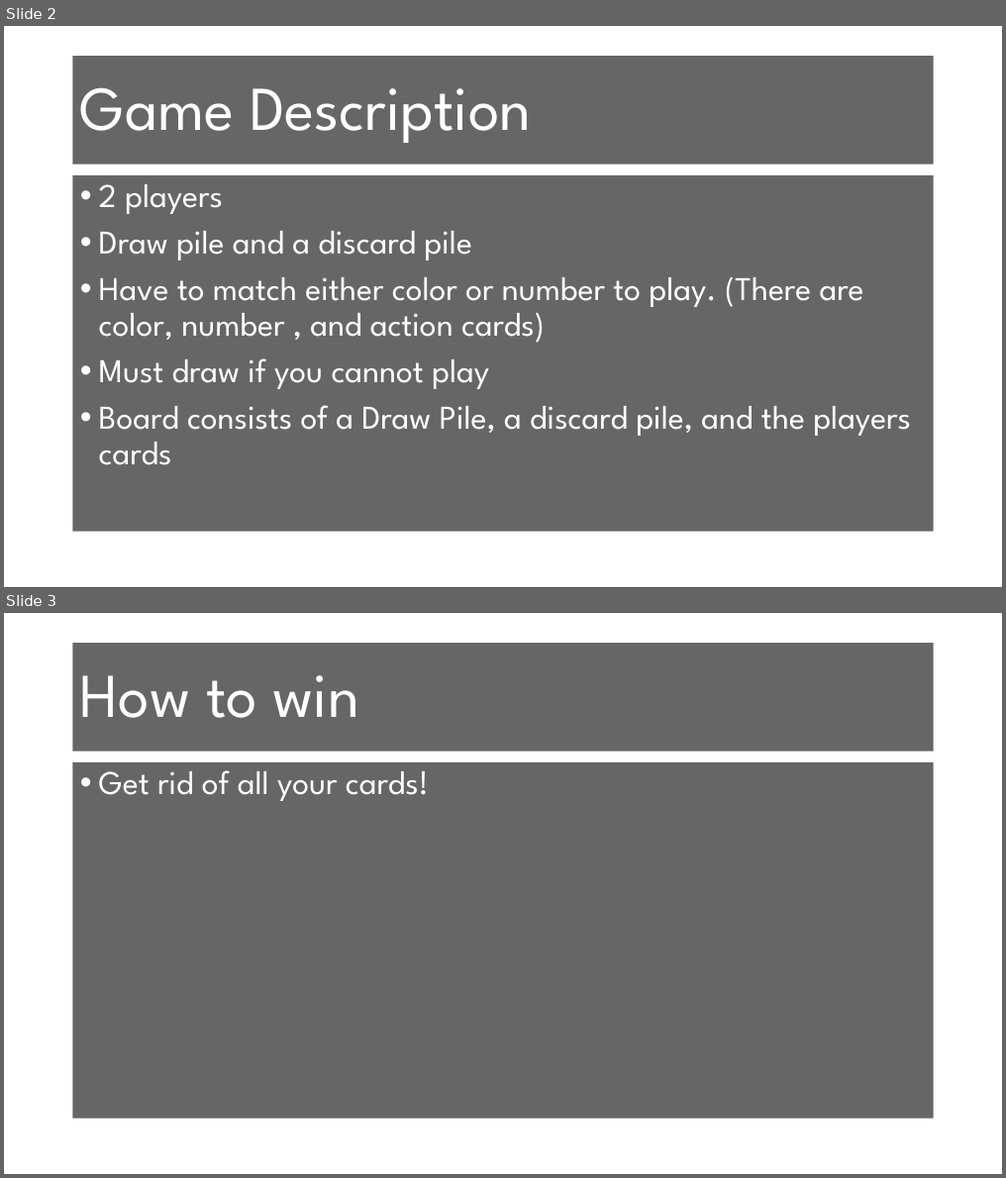
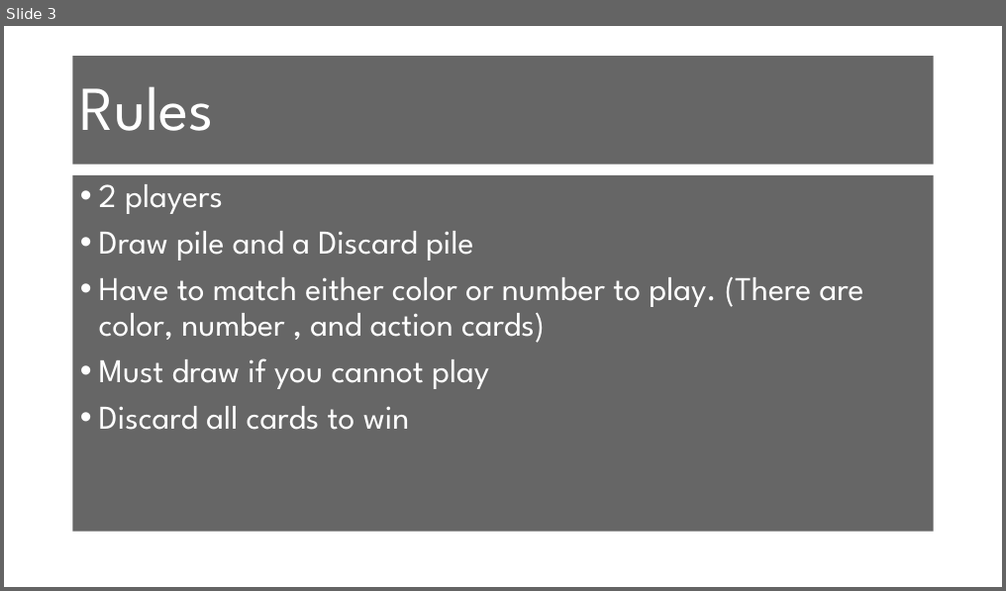
Before and after one commit to KylerSmith/Uno, a slide deck: ProjectPresentation.pptx. Shown one above the other, each under a label of ours: slides 2 and 3 before the commit, slide 3 after it. The pictures are 1006x1178 and 1006x591 pixels, drawn with LibreOffice and Linux fonts; fonts in the diff are those of the drawing; background and template pictures are left out. Boxes give left, top, right and bottom in pixels: in the first picture for what was removed or moved away, otherwise in the second. Text is boxed around its words. In the diff, an @@ line names an element or a change of style, - is before the commit and + after.

```diff
--- a/ProjectPresentation.pptx
+++ b/ProjectPresentation.pptx
@@ slide 3 removed at [4, 613, 1002, 1174], background picture (left out) @@
@@ title removed at [73, 643, 934, 752] @@
-How to win
@@ text removed at [73, 762, 934, 1119] @@
-• Get rid of all your cards!
@@ what was slide 2 is now slide 3 @@
@@ slide 3 changed as well @@
@@ title at [80, 86, 214, 131]: text changed @@
-Game Description
+Rules
@@ text at [99, 231, 474, 261]: text changed @@
-• Draw pile and a discard pile
+• Draw pile and a Discard pile
@@ text at [99, 406, 410, 430]: text changed @@
-• Board consists of a Draw Pile, a discard pile, and the players cards
+• Discard all cards to win
```
Also in this commit, not shown: 3 other slides changed, 10 slides added, 2 other slides removed.
